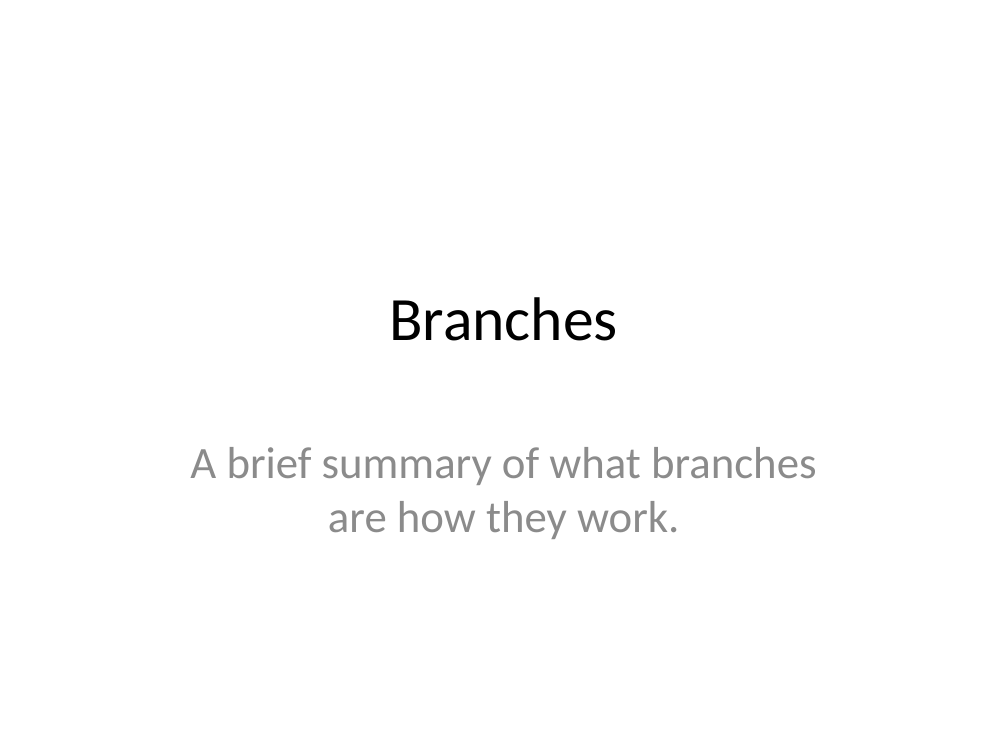
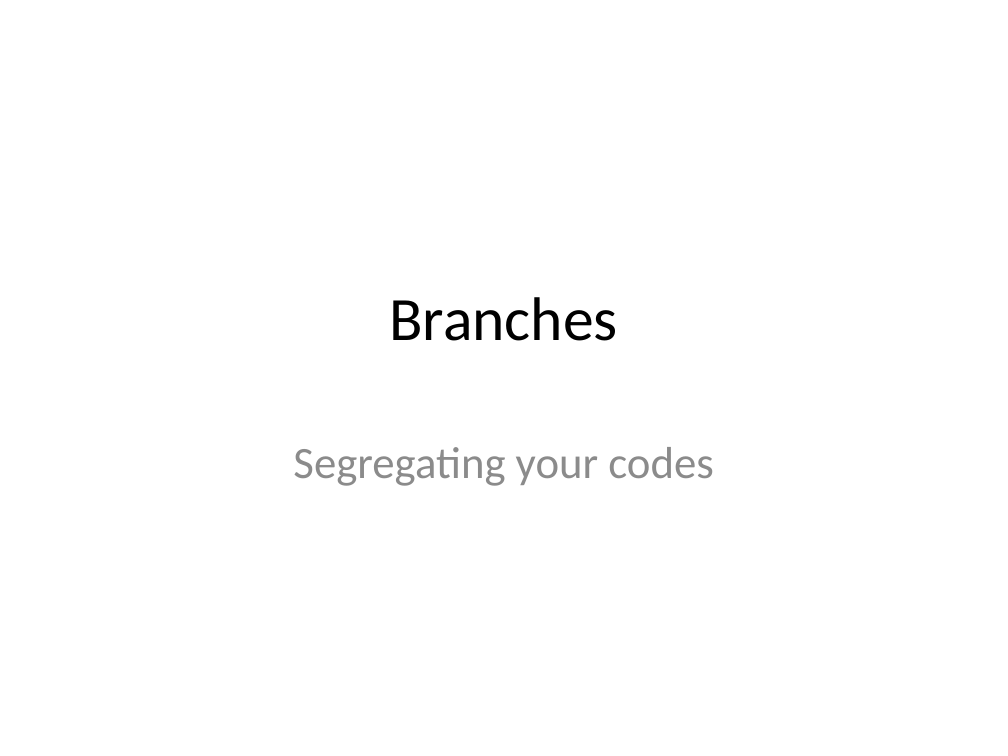
Before and after one commit to JaceTan/programming-notes, a slide deck: slide 1 of Branches.pptx. Drawn at 1008x756 pixels with LibreOffice and Linux fonts; fonts in the diff are those of the drawing. Boxes give left, top, right and bottom in pixels: in the first picture for what was removed or moved away, otherwise in the second. Text is boxed around its words. In the diff, an @@ line names an element or a change of style, - is before the commit and + after.

```diff
--- a/Branches.pptx
+++ b/Branches.pptx
@@ subtitle at [293, 447, 714, 486]: text changed @@
-A brief summary of what branches are how they work.
+Segregating your codes
```
Also in this commit, not shown: 3 other files.
